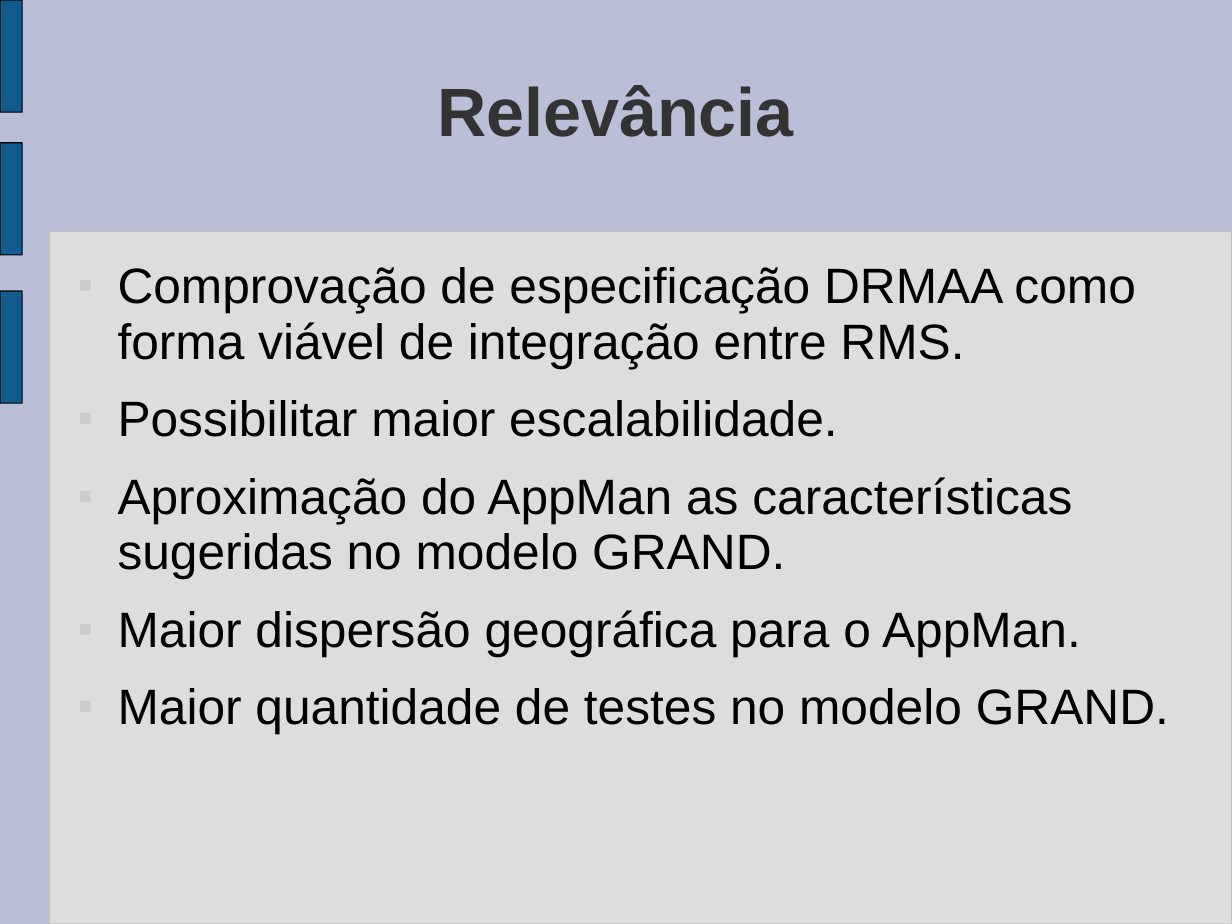
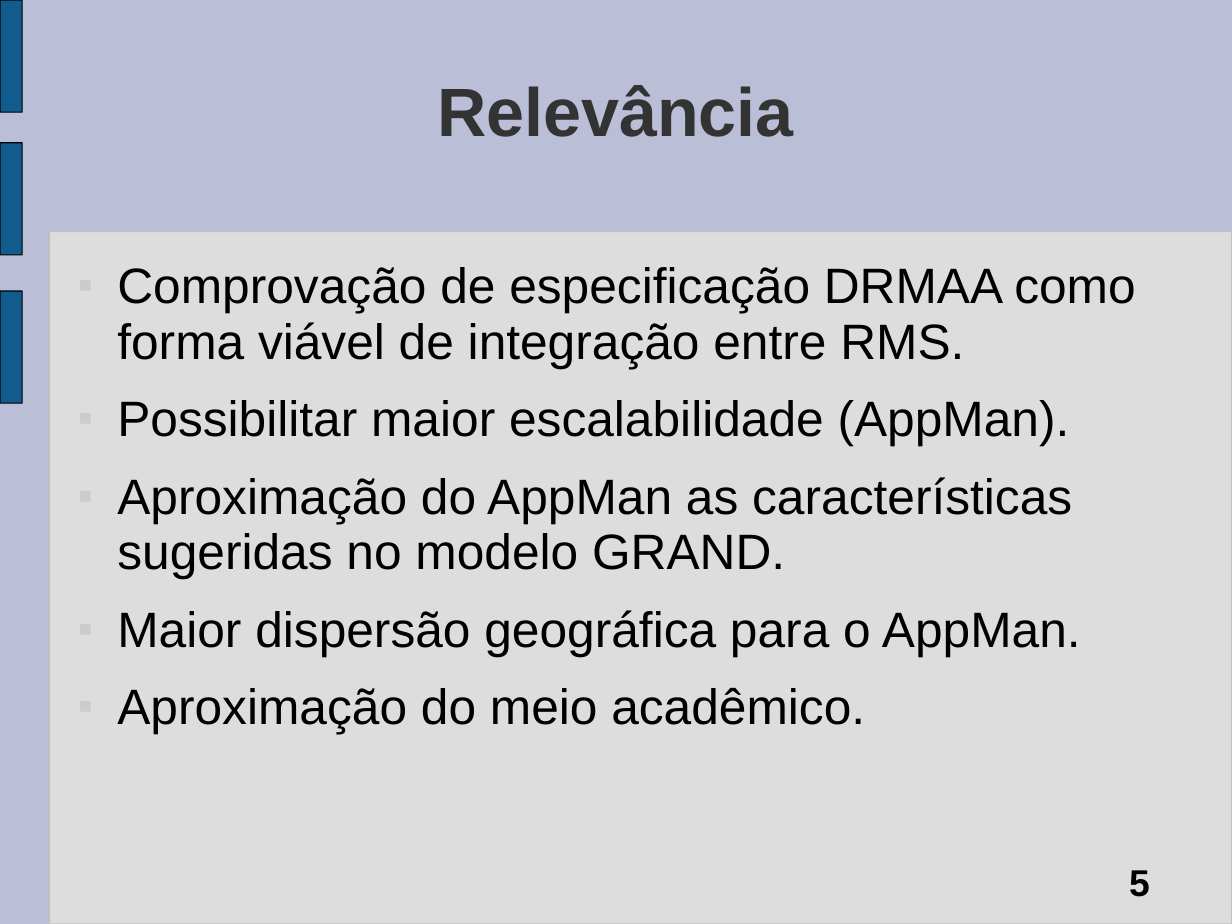
Before and after one commit to tonismar/tcc-tonismar, a slide deck: slide 5 of TCC/Monografia/SeminarioAndamento.ppt. Drawn at 1232x924 pixels with LibreOffice and Linux fonts; fonts in the diff are those of the drawing. Boxes give left, top, right and bottom in pixels: in the first picture for what was removed or moved away, otherwise in the second. Text is boxed around its words. In the diff, an @@ line names an element or a change of style, - is before the commit and + after.

```diff
--- a/TCC/Monografia/SeminarioAndamento.ppt
+++ b/TCC/Monografia/SeminarioAndamento.ppt
@@ text at (117, 400, 1070, 446): text changed @@
-■ Possibilitar maior escalabilidade.
+■ Possibilitar maior escalabilidade (AppMan).
@@ text at (117, 688, 865, 734): text changed @@
-■ Maior quantidade de testes no modelo GRAND.
+■ Aproximação do meio acadêmico.
@@ page number added at (1129, 870, 1150, 897), 24 pt, text #000000, bold @@
+5
```
Also in this commit, not shown: 11 other slides changed.
